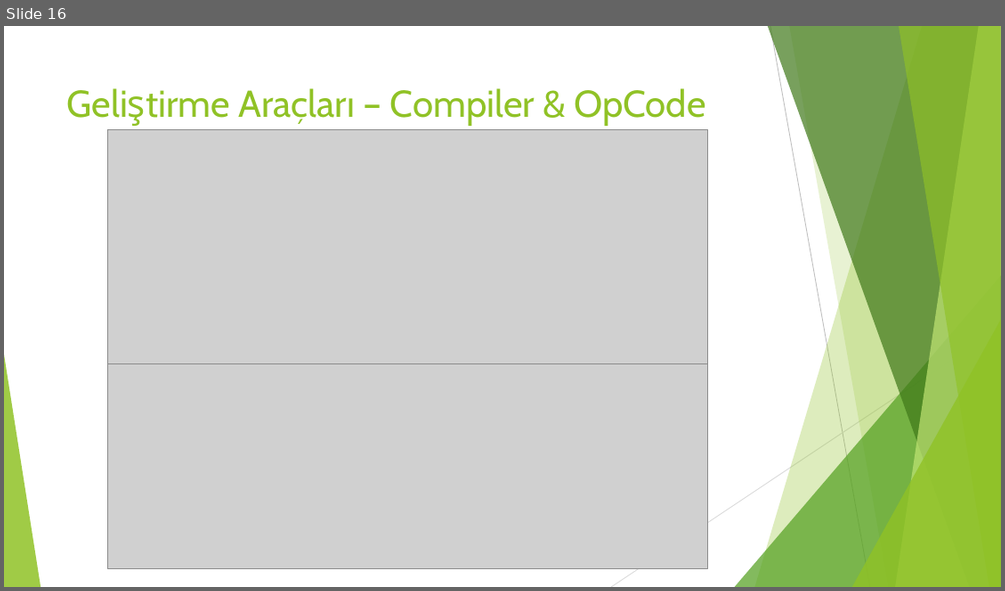
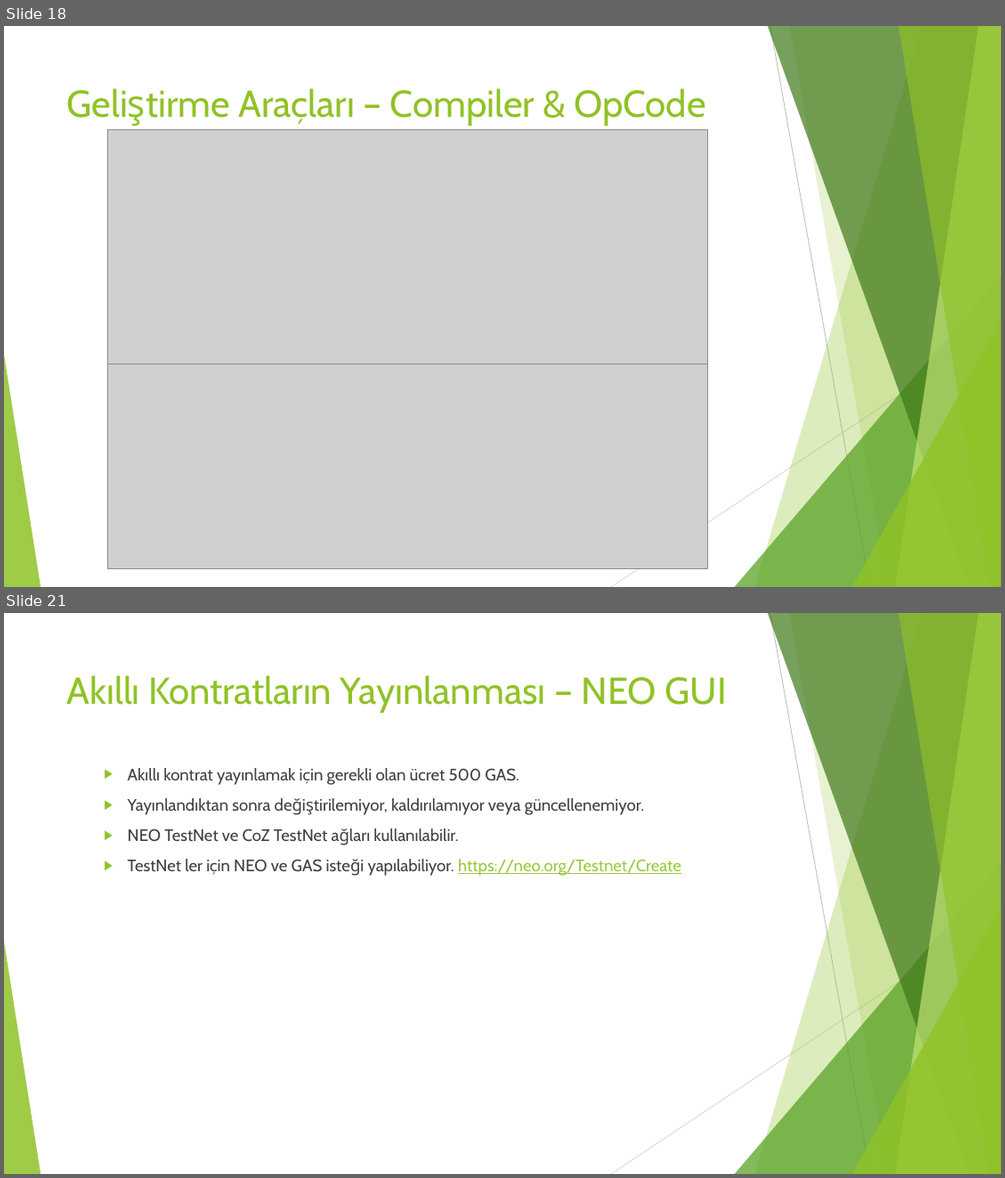
Before and after one commit to NeoBlockchainTurkey/SunumDosyalari, a slide deck: 12.05.2018 Marmara Blockchain Day/NEO Blokzinciri.pptx. Shown one above the other, each under a label of ours: slide 16 before the commit, slides 18 and 21 after it; the slides between them are not shown. The pictures are 1005x591 and 1005x1178 pixels, drawn with LibreOffice and Linux fonts; fonts in the diff are those of the drawing; grey boxes stand for pictures. Boxes give left, top, right and bottom in pixels: in the first picture for what was removed or moved away, otherwise in the second. Text is boxed around its words. In the diff, an @@ line names an element or a change of style, - is before the commit and + after.

```diff
--- a/12.05.2018 Marmara Blockchain Day/NEO Blokzinciri.pptx
+++ b/12.05.2018 Marmara Blockchain Day/NEO Blokzinciri.pptx
@@ slide 21 added at <box>4,613,1001,1174</box>, background #FFFFFF; not listed: 10 template elements that a slide beside it also shows @@
@@ title added at <box>67,675,727,713</box>, 36 pt, text #90C226 @@
+Akıllı Kontratların Yayınlanması – NEO GUI
@@ text added at <box>128,768,681,876</box>, 16 pt, text #404040 @@
+  ▶ Akıllı kontrat yayınlamak için gerekli olan ücret 500 GAS.
+  ▶ Yayınlandıktan sonra değiştirilemiyor, kaldırılamıyor veya güncellenemiyor.
+  ▶ NEO TestNet ve CoZ TestNet ağları kullanılabilir.
+  ▶ TestNet ler için NEO ve GAS isteği yapılabiliyor. https://neo.org/Testnet/Create
@@ what was slide 16 is now slide 18 @@
```
Also in this commit, not shown: 3 slides changed, 6 other slides added, 17 slides removed, 10 other files.
